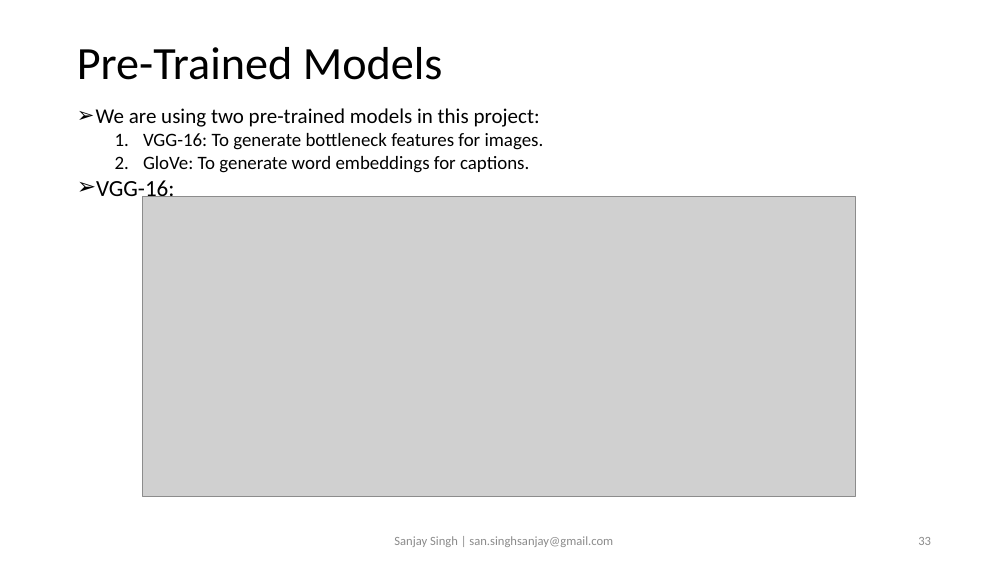
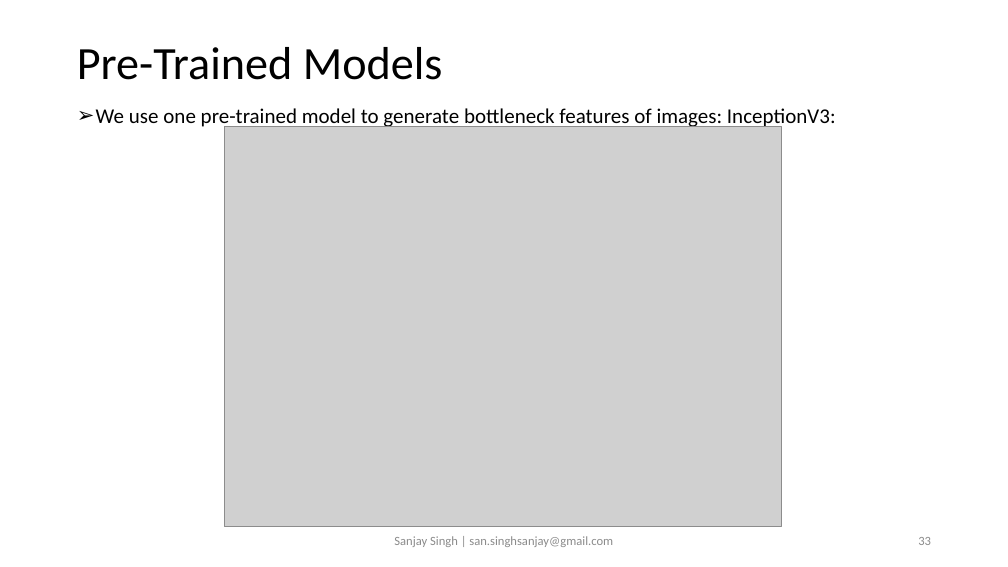
Before and after one commit to sansinghsanjay/Flickr8k_ImageCaptioning_AttentionMechanism, a slide deck: slide 33 of readme.pptx. Drawn at 1008x567 pixels with LibreOffice and Linux fonts; fonts in the diff are those of the drawing; grey boxes stand for pictures. Boxes give left, top, right and bottom in pixels: in the first picture for what was removed or moved away, otherwise in the second. Text is boxed around its words. In the diff, an @@ line names an element or a change of style, - is before the commit and + after.

```diff
--- a/readme.pptx
+++ b/readme.pptx
@@ text at box(96, 108, 836, 129): text changed; size 18 to 20 pt @@
-➢ We are using two pre-trained models in this project:
-  1. VGG-16: To generate bottleneck features for images.
-  2. GloVe: To generate word embeddings for captions.
-➢ VGG-16:
+➢ We use one pre-trained model to generate bottleneck features of images: InceptionV3:
@@ picture: place and size @@
-picture at box(143, 197, 856, 496)
+picture at box(225, 127, 781, 527)
```
Also in this commit, not shown: 7 other slides changed, 1 slide added, 1 slide removed, 7 other files.
